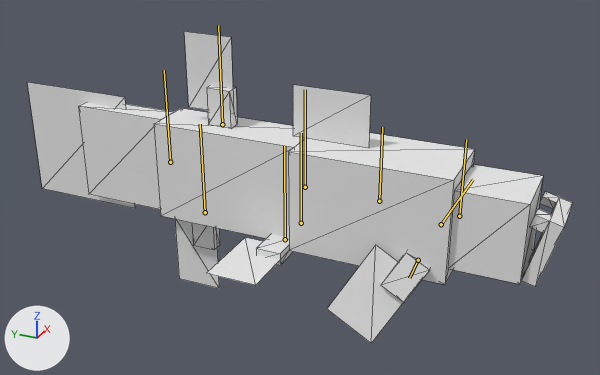
A saved change to the FBX model Assets/Model/Coelacanth/coelacanth.fbx.
The view is the same before and after, from a 50 mm lens placed at (-3.31, -1.09, 1.65), pointed at (0.05, 0.43, -0.03). The lights are fixed; the arrows at lower left show +X, +Y and +Z. Both versions are drawn at frame 158 of the action 'Body|Swim'; the numbers are the values there. The bones that bend it are drawn over the model as lines. Mesh edges are drawn as thin lines.
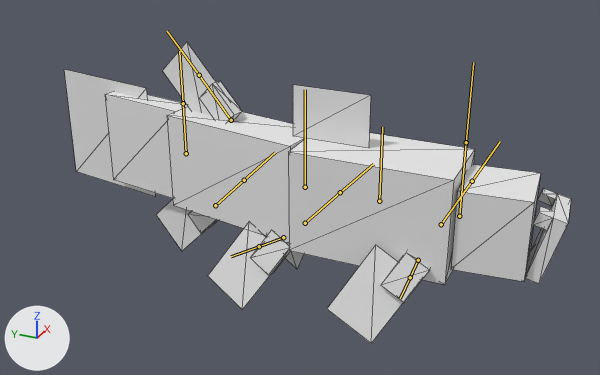
What the commit changed:
Bone 'Body2' (bone_body2) turns from (0, 0, 0) to (0, -10, 0) degrees about its own x, y and z.
Bone 'Fin2_Right' (bone_fin2_right) turns from (0, 0, 0) to (11, -28, 67) degrees about its own x, y and z.
Bone 'Fin2_Left' (bone_fin2_left) turns from (0, 0, 0) to (11, 28, -67) degrees about its own x, y and z.
Bone 'Fin_Top' (bone_fin_top) turns from (0, 0, 0) to (-45, 0, 0) degrees about its own x, y and z.
Bone 'Fin_Bottom' (bone_fin_bottom) turns from (0, 0, 0) to (45, 0, 0) degrees about its own x, y and z.
Bone 'Head' (bone_head) turns from (0, 0, 0) to (0, 5, 0) degrees about its own x, y and z.

Location of each change, [x1, y1, x2, y2] in pixels of the pictures (600 x 375 px):
'Mesh_0', posed (7% narrower): before [27, 32, 573, 343]; after [64, 42, 571, 343]
bone 'Fin2_Right', root to tip: before (285, 239) to (284, 146); after (283, 237) to (259, 246)
bone 'Fin2_Left', root to tip: before (301, 223) to (301, 133); after (305, 223) to (340, 192)
bone 'Fin_Top', root to tip: before (222, 124) to (218, 25); after (231, 120) to (199, 75)
bone 'Fin_Bottom', root to tip: before (205, 212) to (200, 124); after (215, 205) to (244, 180)
bone 'Head', root to tip: before (459, 216) to (466, 139); after (459, 216) to (466, 142)
